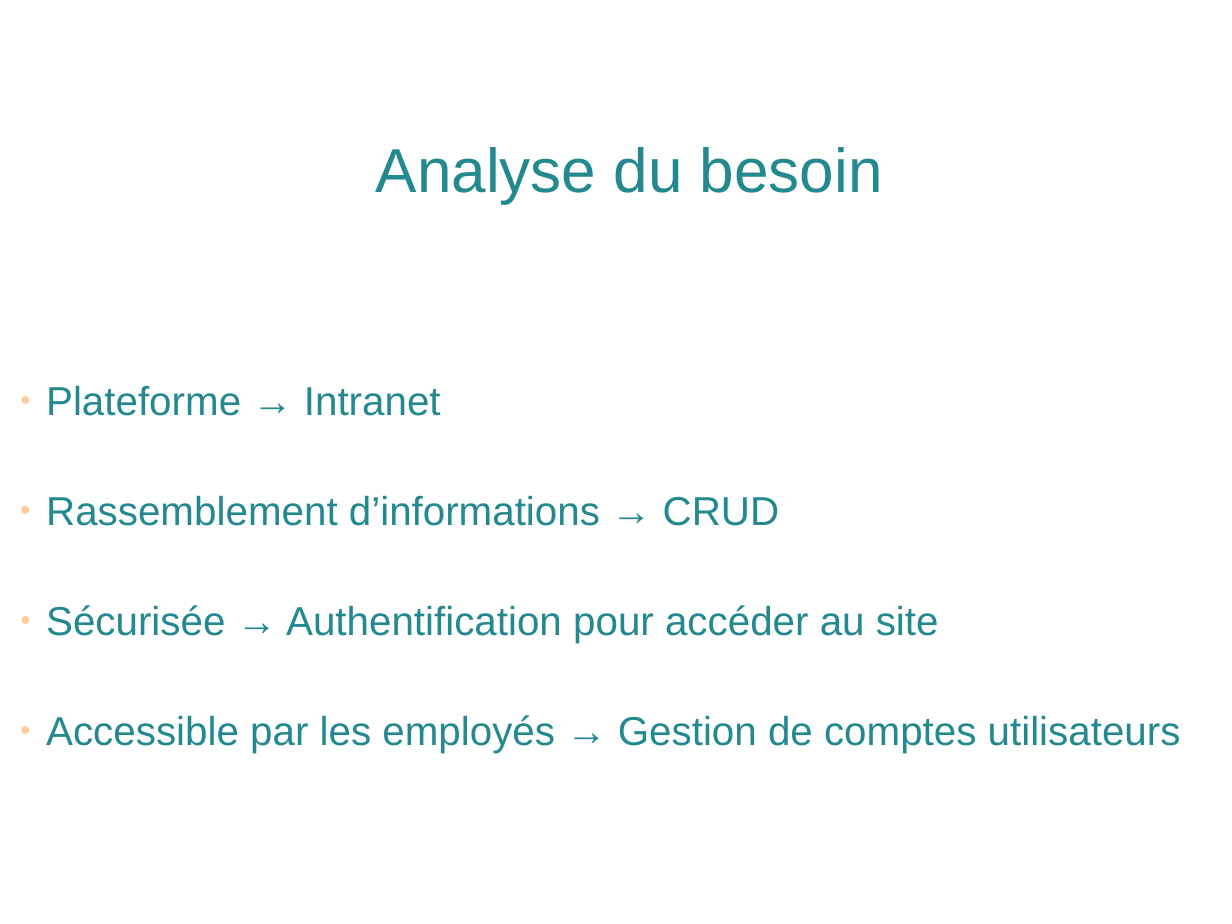
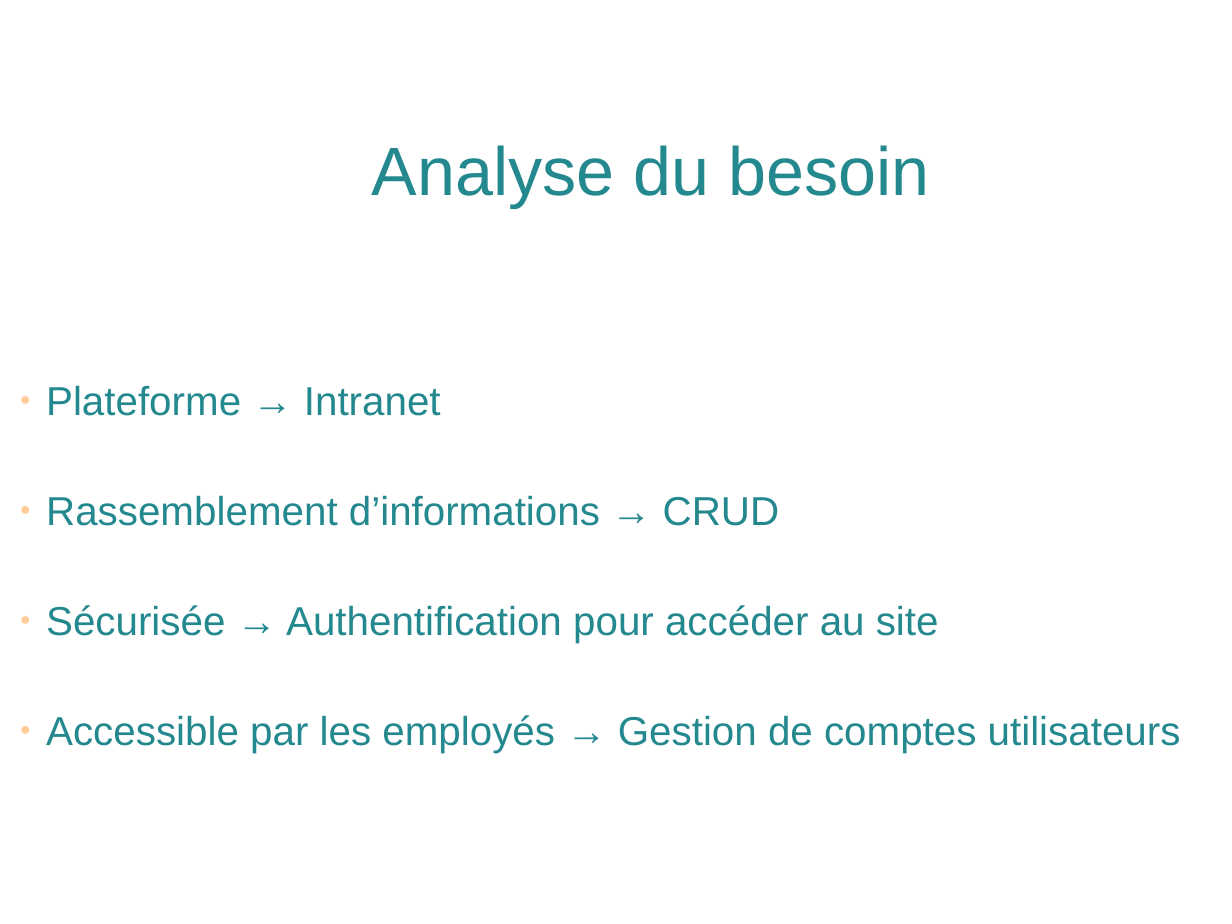
Before and after one commit to solenehuault/projets_certif, a slide deck: slide 5 of FACE/slides-face.odp. Drawn at 1232x924 pixels with LibreOffice and Linux fonts; fonts in the diff are those of the drawing. Boxes give left, top, right and bottom in pixels: in the first picture for what was removed or moved away, otherwise in the second. Text is boxed around its words. In the diff, an @@ line names an element or a change of style, - is before the commit and + after.

Commit message:
Ajout des slides uml, design et démonstration

```diff
--- a/FACE/slides-face.odp
+++ b/FACE/slides-face.odp
@@ title "Analyse du besoin" at box(372, 145, 929, 208): size 40 to 44 pt @@
```
Also in this commit, not shown: 1 other slide changed, 4 slides added, 1 slide removed.
